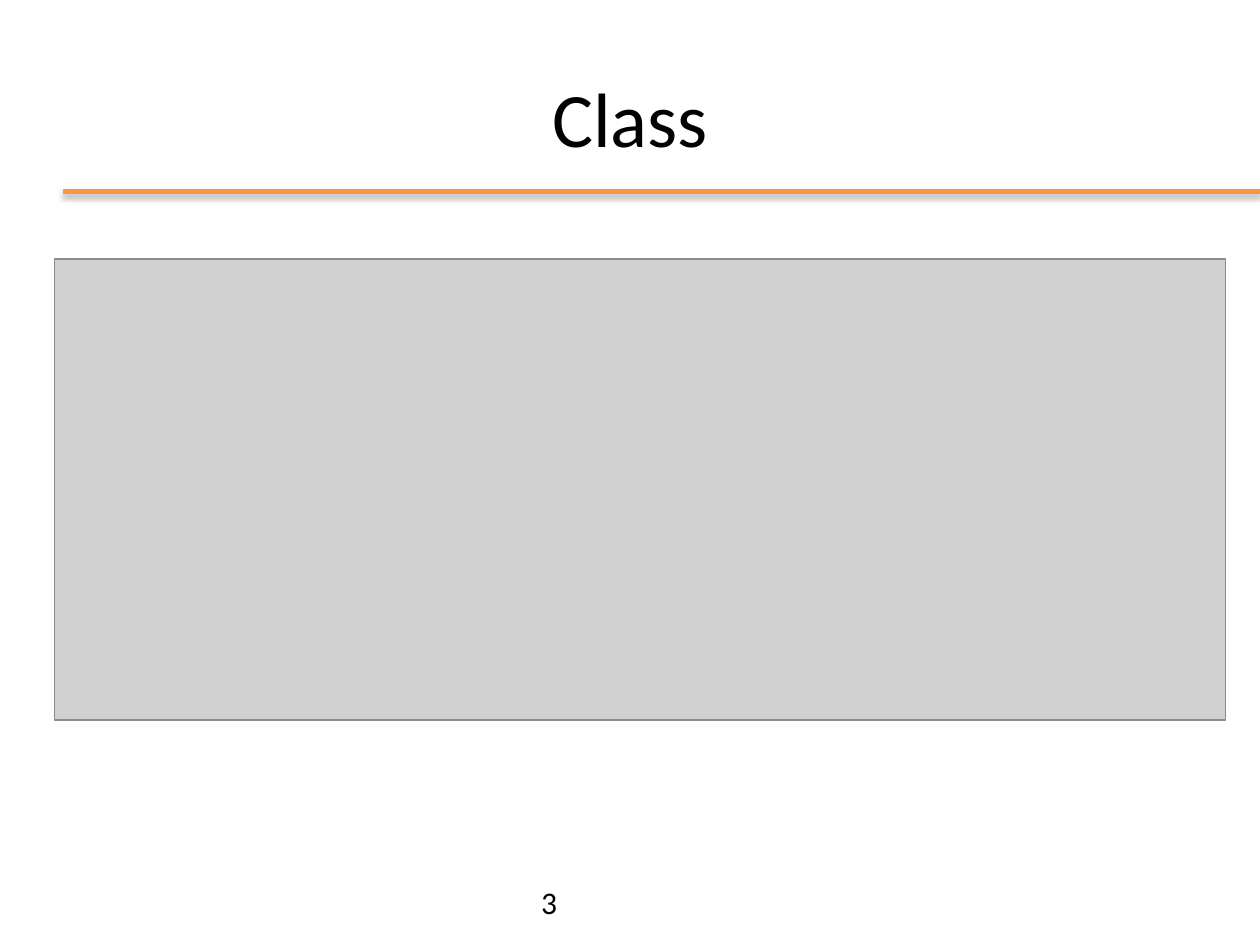
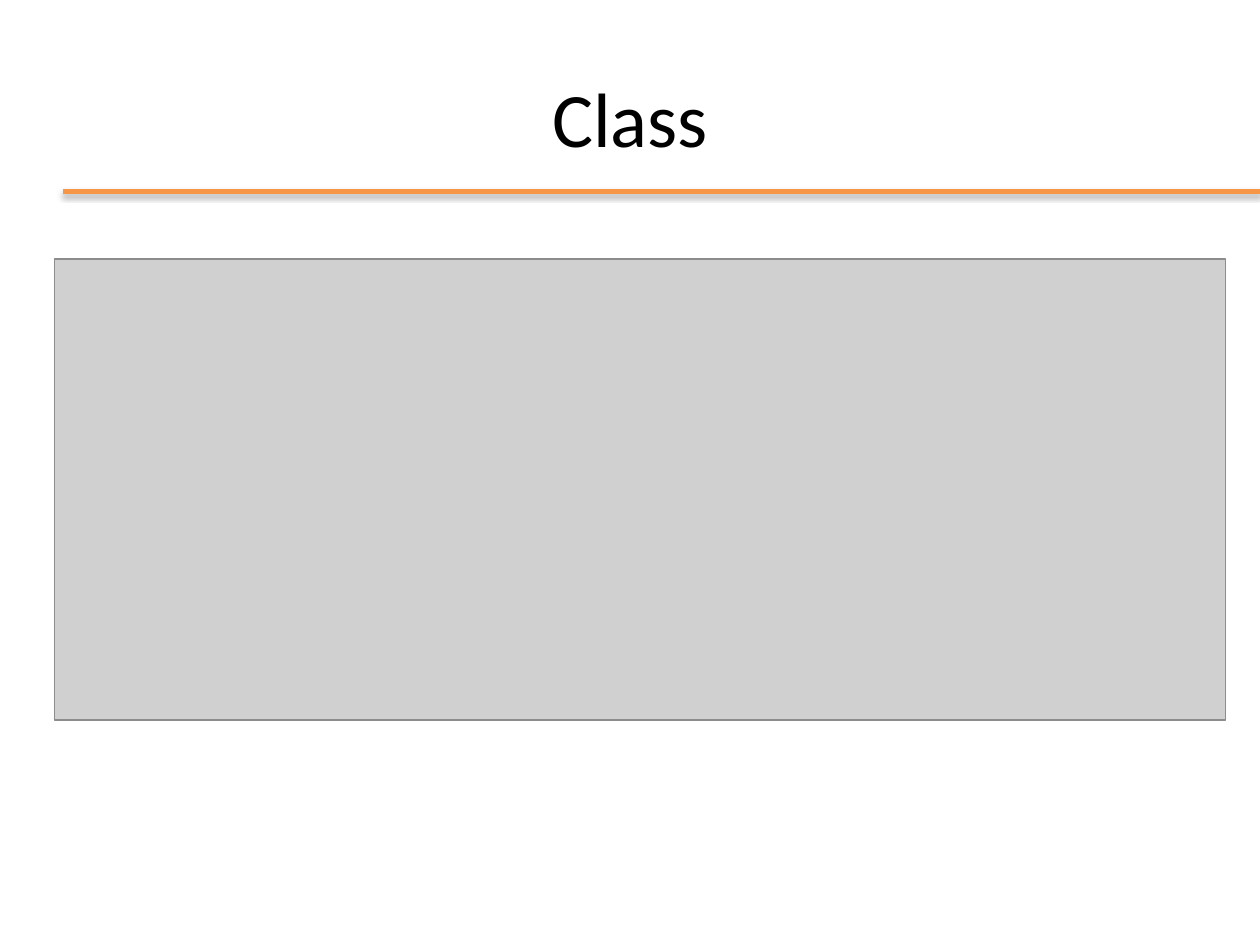
Before and after one commit to nbicocchi/ooprogramming, a slide deck: slide 3 of slides/python/ppt/03 - Python Object Oriented.pptx. Drawn at 1260x945 pixels with LibreOffice and Linux fonts; fonts in the diff are those of the drawing; grey boxes stand for pictures. Boxes give left, top, right and bottom in pixels: in the first picture for what was removed or moved away, otherwise in the second. Text is boxed around its words. In the diff, an @@ line names an element or a change of style, - is before the commit and + after.

```diff
--- a/slides/python/ppt/03 - Python Object Oriented.pptx
+++ b/slides/python/ppt/03 - Python Object Oriented.pptx
@@ page number removed at <box>541,893,557,915</box> @@
-3
```
Also in this commit, not shown: 4 other slides changed, 12 slides added, 1 other file.
